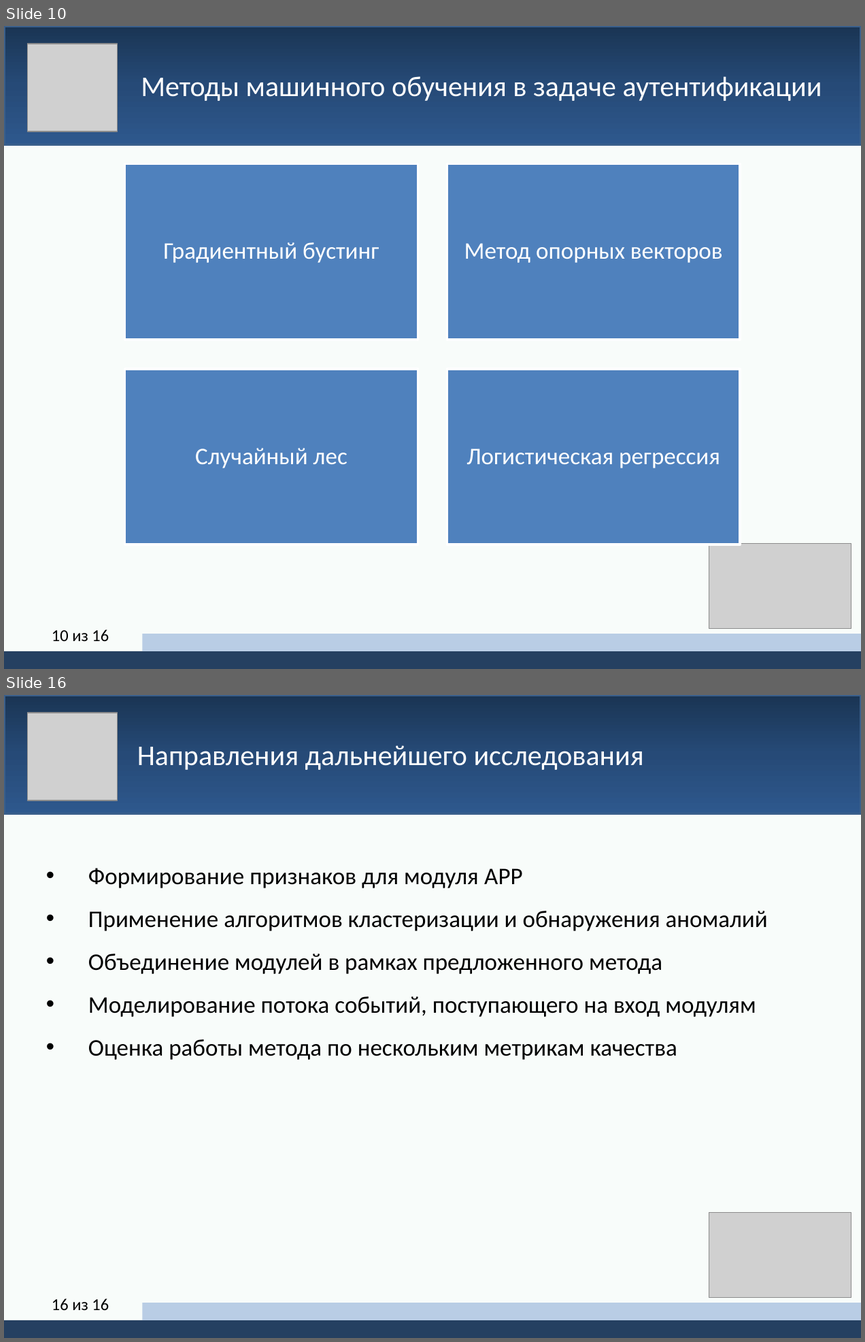
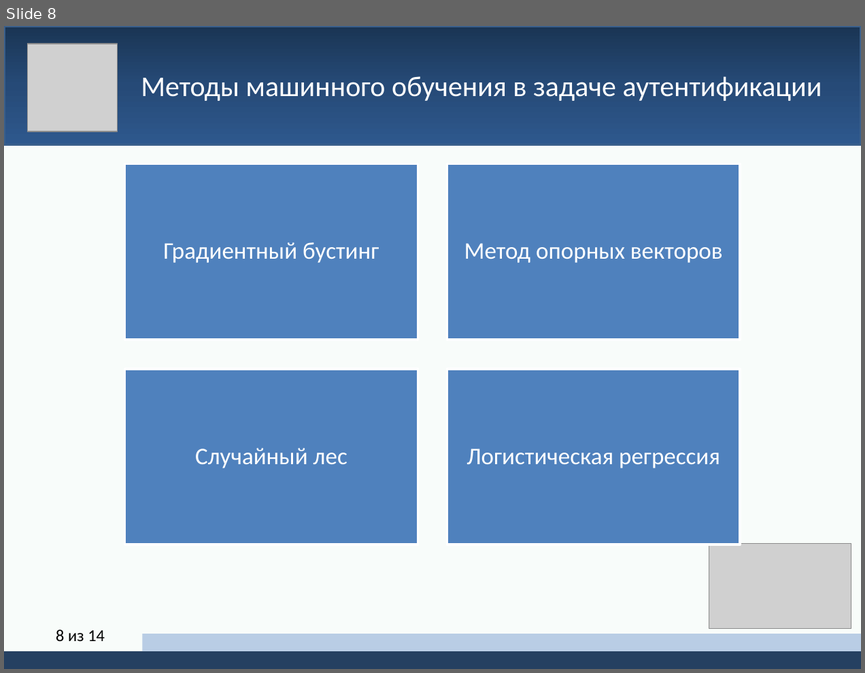
Before and after one commit to yerseg/bachelor_thesis, a slide deck: thesis_presentation.pptx. Shown one above the other, each under a label of ours: slides 10 and 16 before the commit, slide 8 after it; the slides between them are not shown. The pictures are 865x1342 and 865x673 pixels, drawn with LibreOffice and Linux fonts; fonts in the diff are those of the drawing; grey boxes stand for pictures. Boxes give left, top, right and bottom in pixels: in the first picture for what was removed or moved away, otherwise in the second. Text is boxed around its words. In the diff, an @@ line names an element or a change of style, - is before the commit and + after.

```diff
--- a/thesis_presentation.pptx
+++ b/thesis_presentation.pptx
@@ slide 16 removed at <box>4,695,861,1338</box>, background #FFFFFF @@
@@ rectangle removed at <box>4,695,861,814</box> @@
@@ picture removed at <box>28,713,118,800</box> @@
@@ text removed at <box>137,745,644,770</box> @@
-Направления дальнейшего исследования
@@ rectangle removed at <box>4,814,861,1338</box> @@
@@ text removed at <box>88,868,768,1059</box> @@
-• Формирование признаков для модуля APP
-• Применение алгоритмов кластеризации и обнаружения аномалий
-• Объединение модулей в рамках предложенного метода
-• Моделирование потока событий, поступающего на вход модулям
-• Оценка работы метода по нескольким метрикам качества
@@ picture removed at <box>709,1212,851,1297</box> @@
@@ page number removed at <box>52,1298,109,1310</box> @@
-16 из 16
@@ rectangle removed at <box>142,1302,861,1320</box> @@
@@ rectangle removed at <box>4,1320,861,1338</box> @@
@@ what was slide 10 is now slide 8 @@
@@ page number at <box>56,629,105,641</box>: text changed @@
-10 из 16
+8 из 14
```
Also in this commit, not shown: 9 slides changed, 2 slides added, 3 other slides removed.
